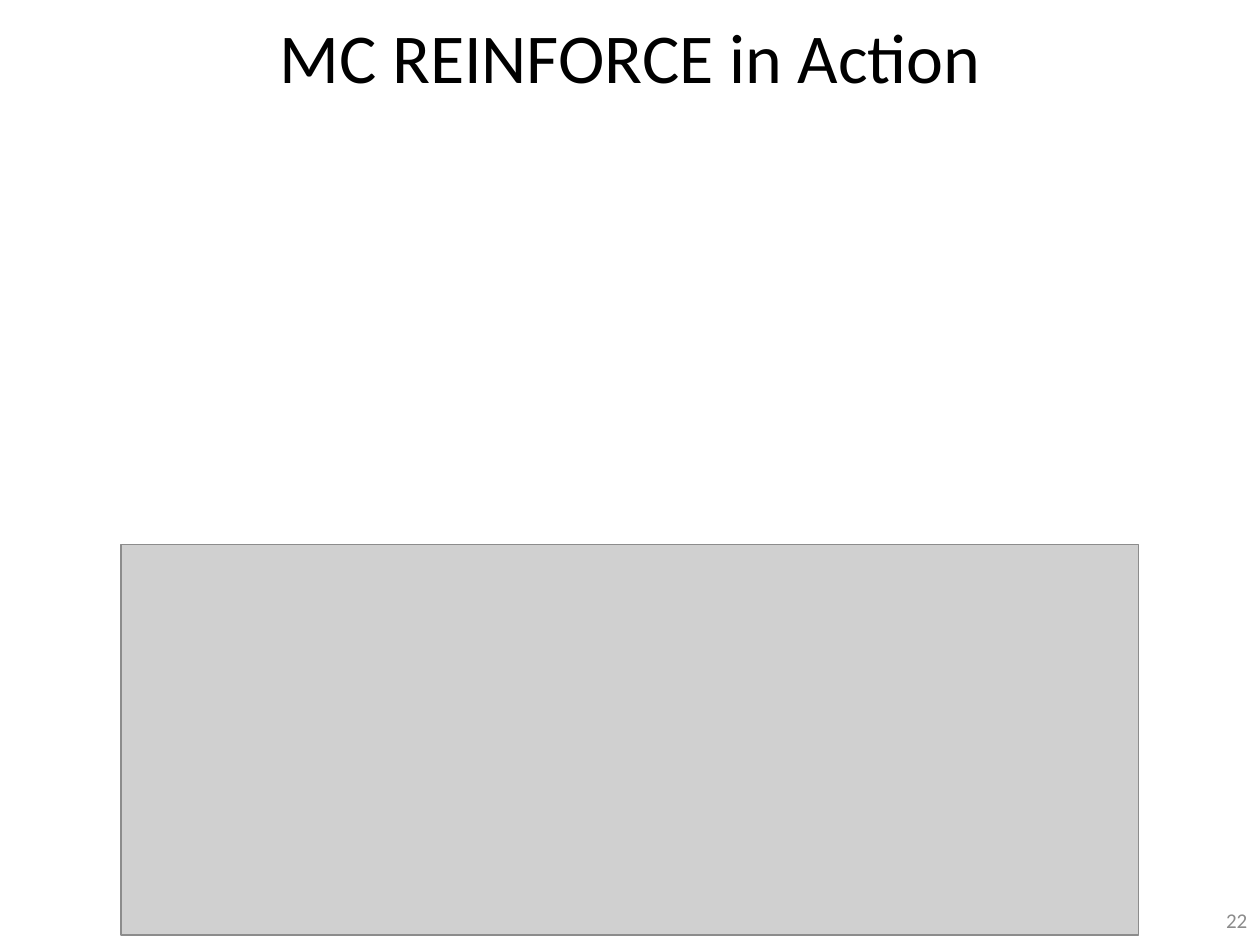
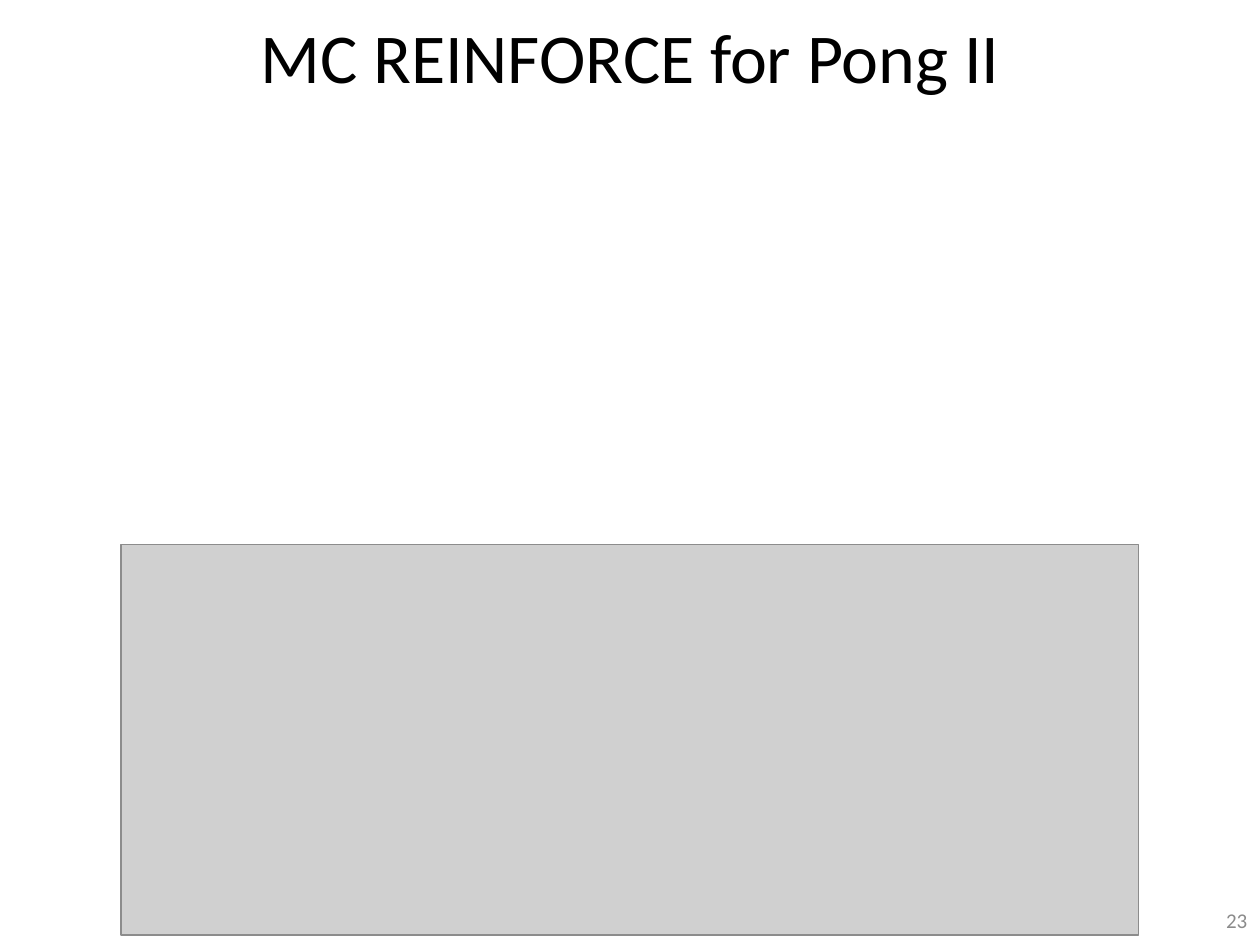
Before and after one commit to guzonghua/saav, a slide deck: slide 23 of PPTs/L7.3 Policy-based RL.pptx (slide 22 before the commit). Drawn at 1260x945 pixels with LibreOffice and Linux fonts; fonts in the diff are those of the drawing; grey boxes stand for pictures. Boxes give left, top, right and bottom in pixels: in the first picture for what was removed or moved away, otherwise in the second. Text is boxed around its words. In the diff, an @@ line names an element or a change of style, - is before the commit and + after.

```diff
--- a/PPTs/L7.3 Policy-based RL.pptx
+++ b/PPTs/L7.3 Policy-based RL.pptx
@@ title at (260, 35, 999, 95): text changed @@
-MC REINFORCE in Action
+MC REINFORCE for Pong II
@@ page number at (1226, 914, 1247, 928): text changed @@
-22
+23
```
Also in this commit, not shown: 5 other slides changed, 3 slides added, 6 other files.
